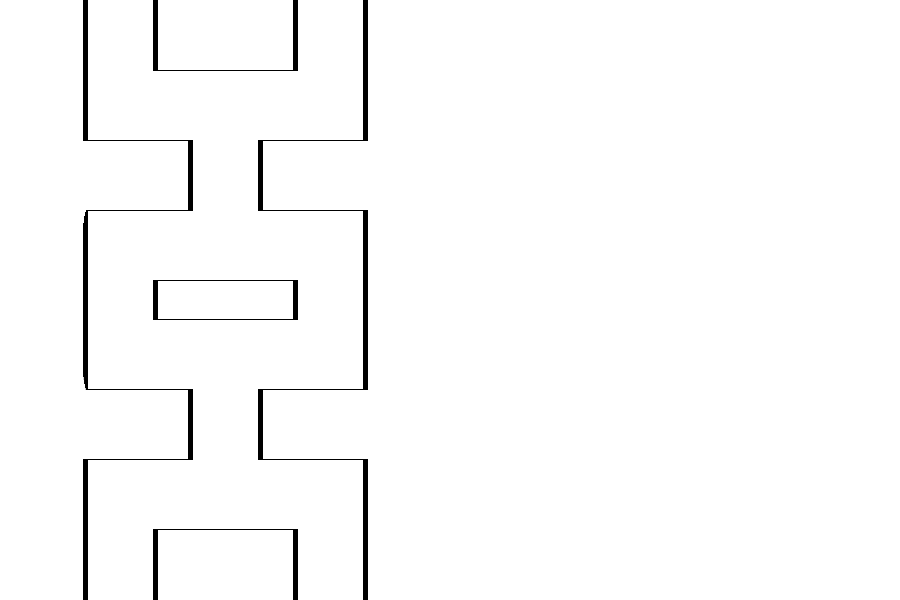
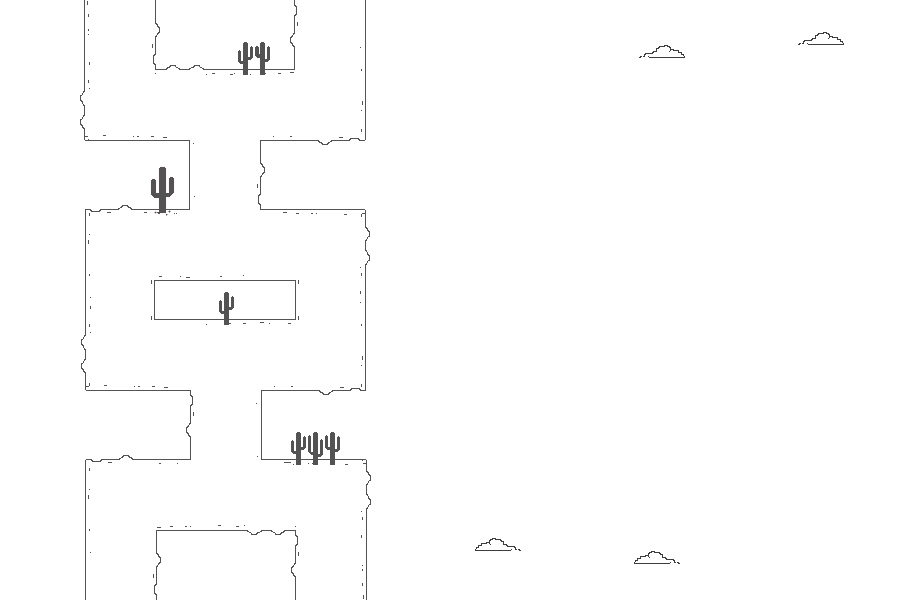
Before/after of a 900px x 600px layered artwork. What changed in the layer stack:
hid "POSICIONAMENTO" over [83, 0, 368, 600]
added group "PISTA_COM_UNIDADES" with 30 layers above "MODELO-VERTICAL" over [80, 0, 371, 600]
added group "cópia de pista_rascunho" with 14 layers in group "PISTA_COM_UNIDADES" over [80, 0, 370, 315]
added layer "cópia de unidade_latera_pista #23" in group "cópia de pista_rascunho" over [85, 205, 365, 215]
added layer "cópia de unidade_latera_pista #24" in group "cópia de pista_rascunho" over [85, 135, 365, 145]
added layer "cópia de cópia de unidade_latera_pista #1" in group "cópia de pista_rascunho" over [80, 0, 90, 140]
added layer "cópia de unidade_latera_pista #25" in group "cópia de pista_rascunho" over [155, 65, 295, 75]
added group "cópia de cópia de pista_rascunho" with 14 layers in group "PISTA_COM_UNIDADES" over [81, 285, 371, 600]
added layer "cópia de unidade_latera_pista #36" in group "cópia de cópia de pista_rascunho" over [86, 385, 366, 395]
added layer "cópia de unidade_latera_pista #37" in group "cópia de cópia de pista_rascunho" over [86, 455, 366, 465]
added layer "cópia de cópia de unidade_latera_pista #2" in group "cópia de cópia de pista_rascunho" over [361, 460, 371, 600]
added group "detalhes #1" with 8 layers above "fundo" over [137, 32, 844, 564]
added group "nuvens" with 2 layers in group "detalhes #1" over [475, 32, 844, 564]
added layer "Camada colada #3" in group "nuvens" over [475, 538, 680, 564]
added layer "Camada colada #4" in group "nuvens" over [639, 32, 844, 58]
added group "cactos" with 4 layers in group "detalhes #1" over [137, 42, 343, 465]
added layer "detalhes" in group "cactos" over [225, 42, 283, 75]
added layer "Camada colada" in group "cactos" over [137, 166, 188, 216]
added layer "Camada colada #1" in group "cactos" over [286, 432, 343, 465]
added layer "Camada colada #2" in group "cactos" over [206, 292, 250, 325]
…and 21 more changes (21 added)
